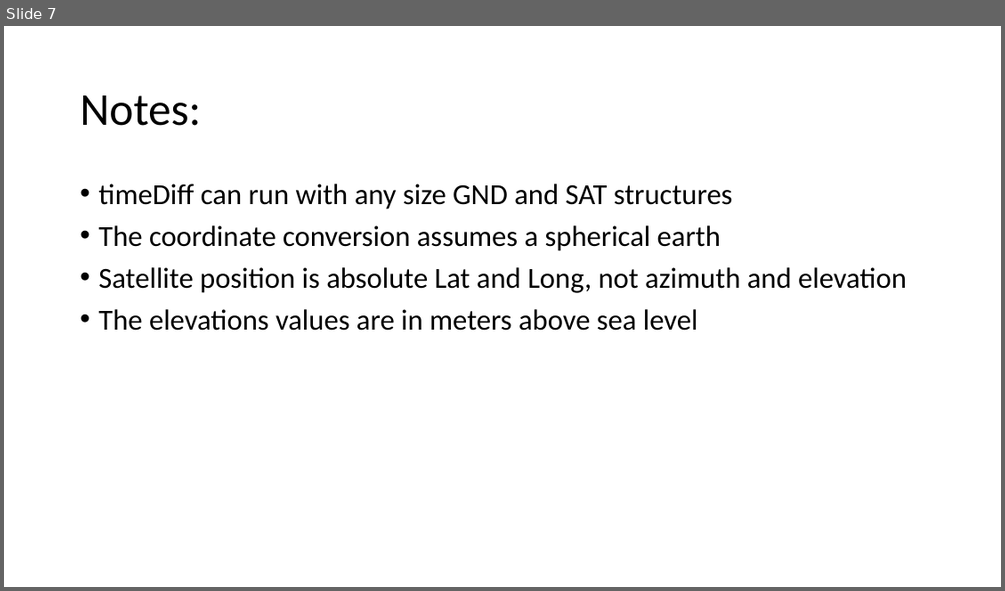
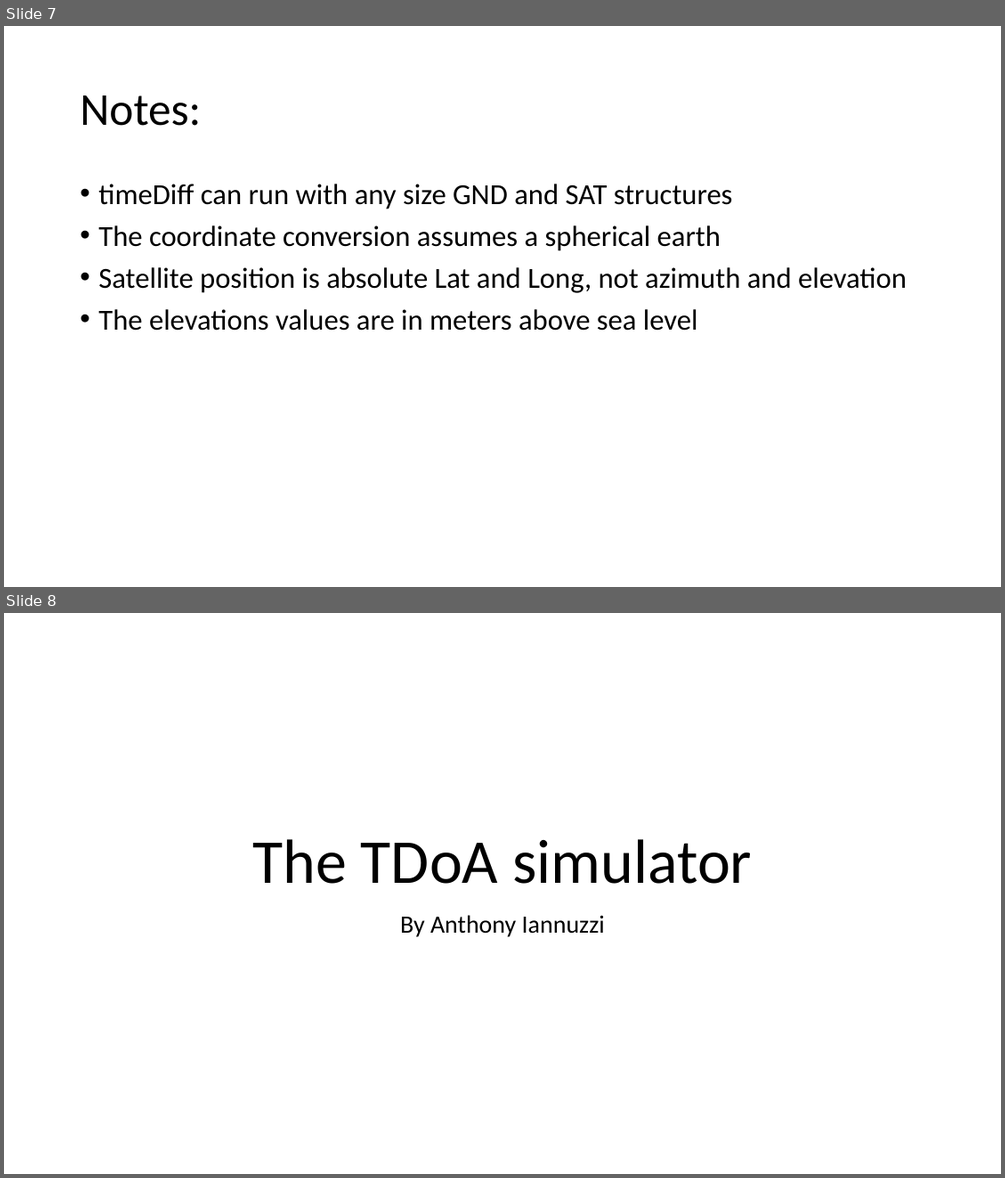
Before and after one commit to MSD-LASSO/FeasibilityStudies, a slide deck: TdoaSim/TDoA Flowchart.pptx. Shown one above the other, each under a label of ours: slide 7 before the commit, slides 7 and 8 after it. The pictures are 1005x591 and 1005x1178 pixels, drawn with LibreOffice and Linux fonts; fonts in the diff are those of the drawing. Boxes give left, top, right and bottom in pixels: in the first picture for what was removed or moved away, otherwise in the second. Text is boxed around its words. In the diff, an @@ line names an element or a change of style, - is before the commit and + after.

```diff
--- a/TdoaSim/TDoA Flowchart.pptx
+++ b/TdoaSim/TDoA Flowchart.pptx
@@ slide 8 added at <box>4,613,1001,1174</box>, background #FFFFFF @@
@@ title added at <box>252,839,752,884</box>, 60 pt, text #000000 @@
+The TDoA simulator
@@ subtitle added at <box>400,915,605,937</box>, 24 pt, text #000000 @@
+By Anthony Iannuzzi
```
Also in this commit, not shown: 30 other slides added, 7 other files.
